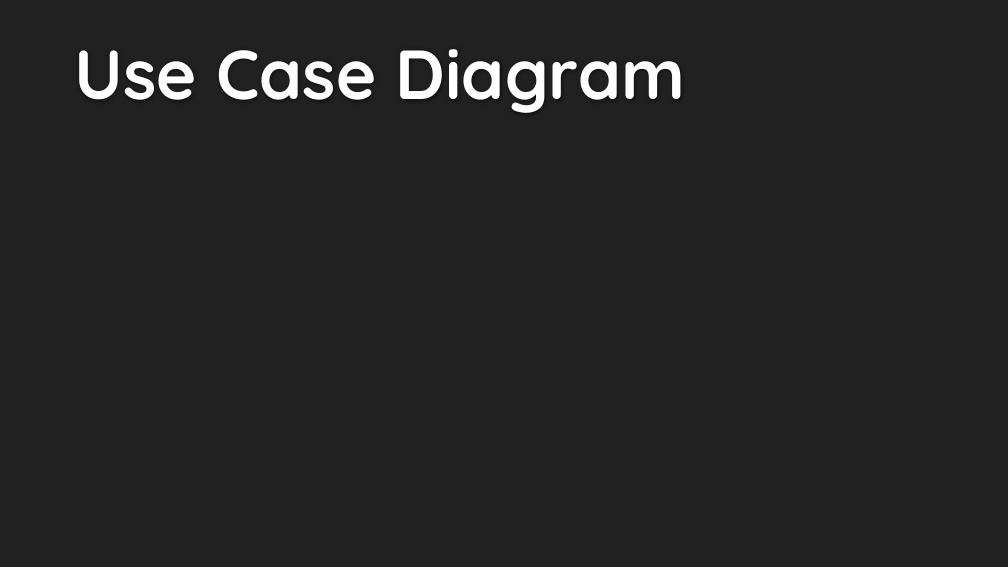
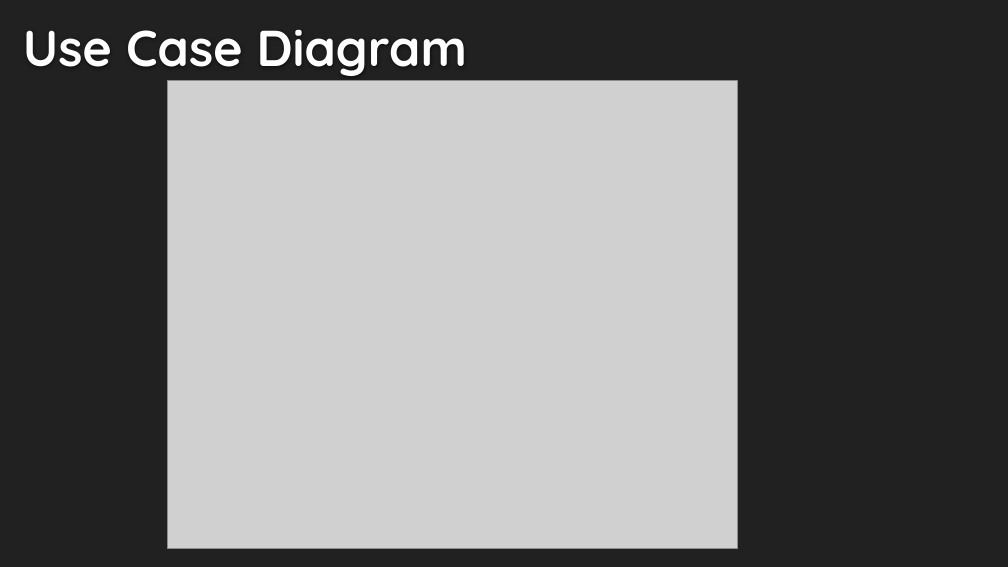
Before and after one commit to seans888/Thomas-n-Friends, a slide deck: slide 6 of Midterm-PPT.pptx. Drawn at 1008x567 pixels with LibreOffice and Linux fonts; fonts in the diff are those of the drawing; grey boxes stand for pictures; background and template pictures are left out. Boxes give left, top, right and bottom in pixels: in the first picture for what was removed or moved away, otherwise in the second. Text is boxed around its words. In the diff, an @@ line names an element or a change of style, - is before the commit and + after.

```diff
--- a/Midterm-PPT.pptx
+++ b/Midterm-PPT.pptx
@@ title "Use Case Diagram": place and size @@
-title "Use Case Diagram" at [75, 49, 685, 113]
+title "Use Case Diagram" at [23, 29, 467, 76]
@@ title "Use Case Diagram" at [23, 29, 467, 76]: size 66 to 48 pt @@
@@ picture added at [168, 80, 737, 549] @@
```
Also in this commit, not shown: 7 other slides changed, 4 slides added, 7 other files.
